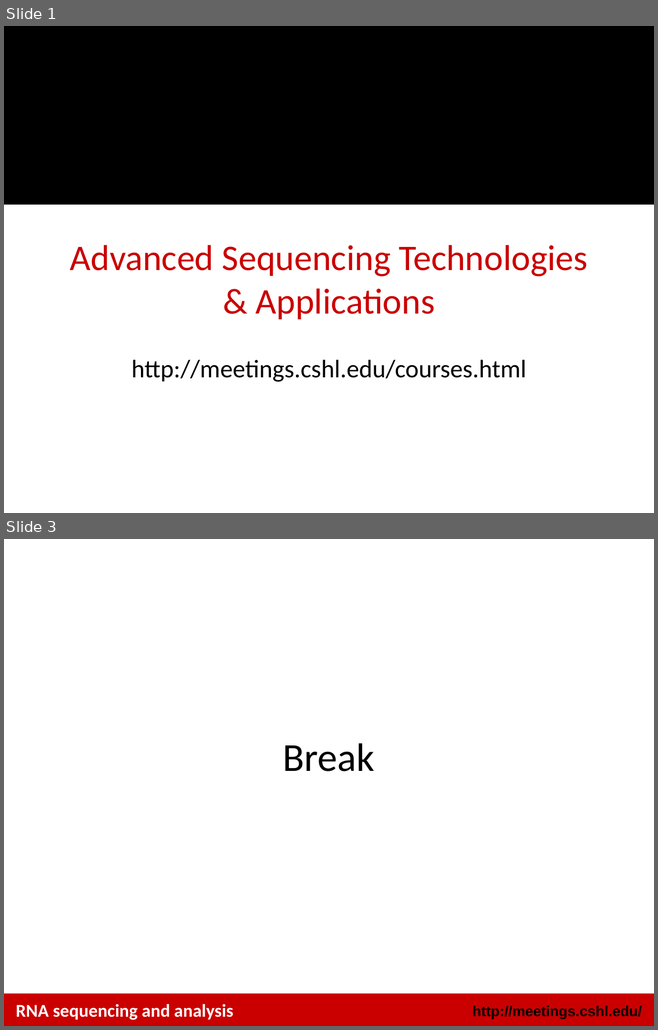
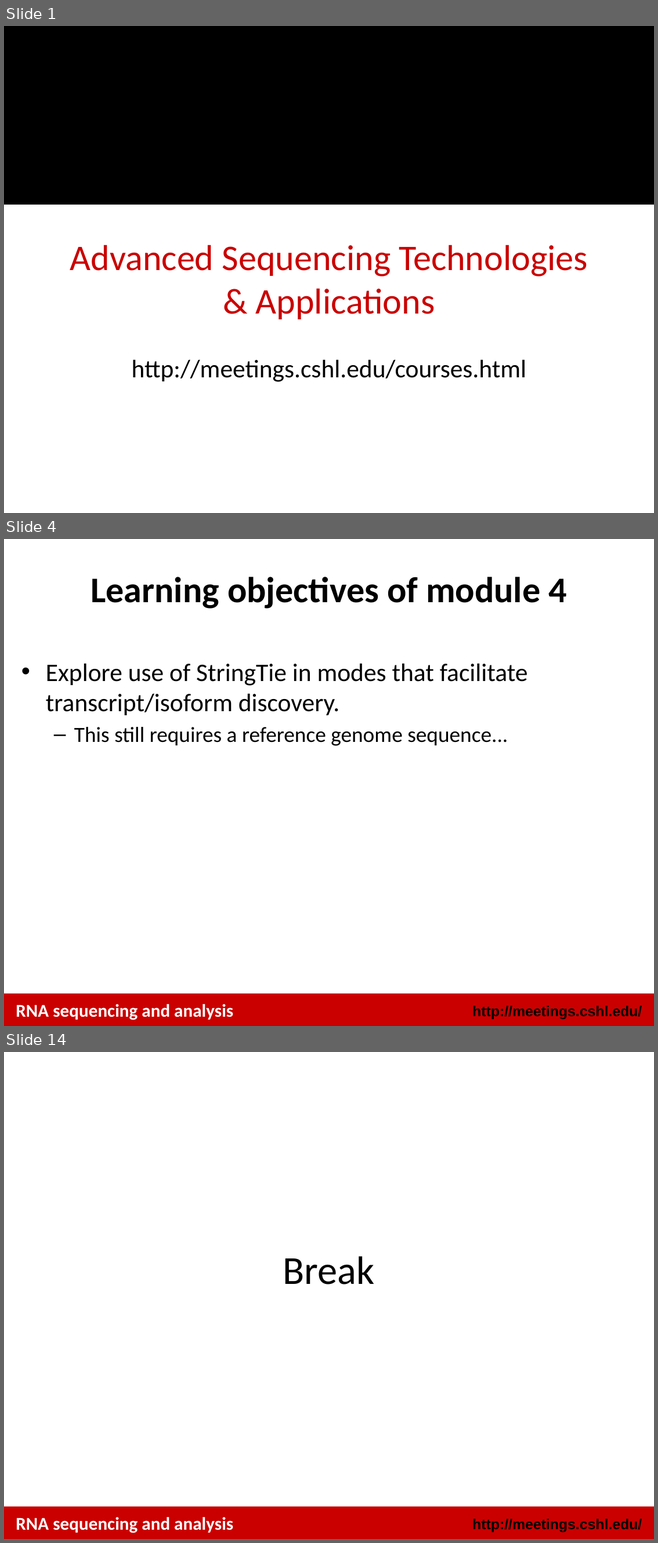
Before and after one commit to griffithlab/rnaseq_tutorial_wiki, a slide deck: LectureFiles/cshl/2016/RNASeq_Module4_Lecture.pptx. Shown one above the other, each under a label of ours: slides 1 and 3 before the commit, slides 1, 4 and 14 after it; the slides between them are not shown. The pictures are 658x1030 and 658x1543 pixels, drawn with LibreOffice and Linux fonts; fonts in the diff are those of the drawing; background and template pictures are left out. Boxes give left, top, right and bottom in pixels: in the first picture for what was removed or moved away, otherwise in the second. Text is boxed around its words. In the diff, an @@ line names an element or a change of style, - is before the commit and + after.

Commit message:
first rought update to module 4 lectures

```diff
--- a/LectureFiles/cshl/2016/RNASeq_Module4_Lecture.pptx
+++ b/LectureFiles/cshl/2016/RNASeq_Module4_Lecture.pptx
@@ slide 4 added at (4, 539, 654, 1026), background #FFFFFF; not listed: 2 template elements that a slide beside it also shows @@
@@ title added at (90, 577, 566, 609), 40 pt, text #000000, bold @@
+Learning objectives of module 4
@@ text added at (46, 663, 528, 746), 28 pt, text #000000 @@
+• Explore use of StringTie in modes that facilitate transcript/isoform discovery.
+  – This still requires a reference genome sequence...
@@ text added at (16, 1004, 233, 1020), 20 pt, text #FFFFFF, bold @@
+RNA sequencing and analysis
@@ what was slide 3 is now slide 14 @@
```
Also in this commit, not shown: 1 slide changed, 10 other slides added, 5 other files.
